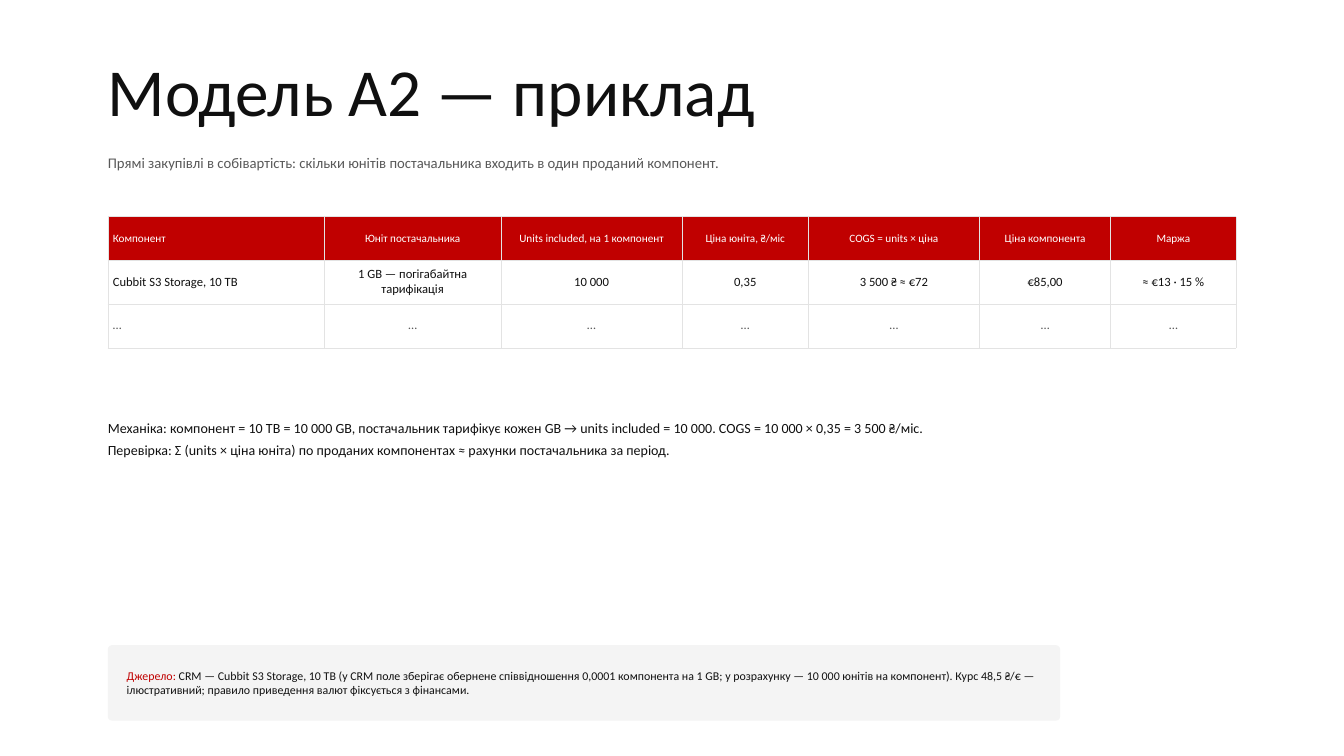
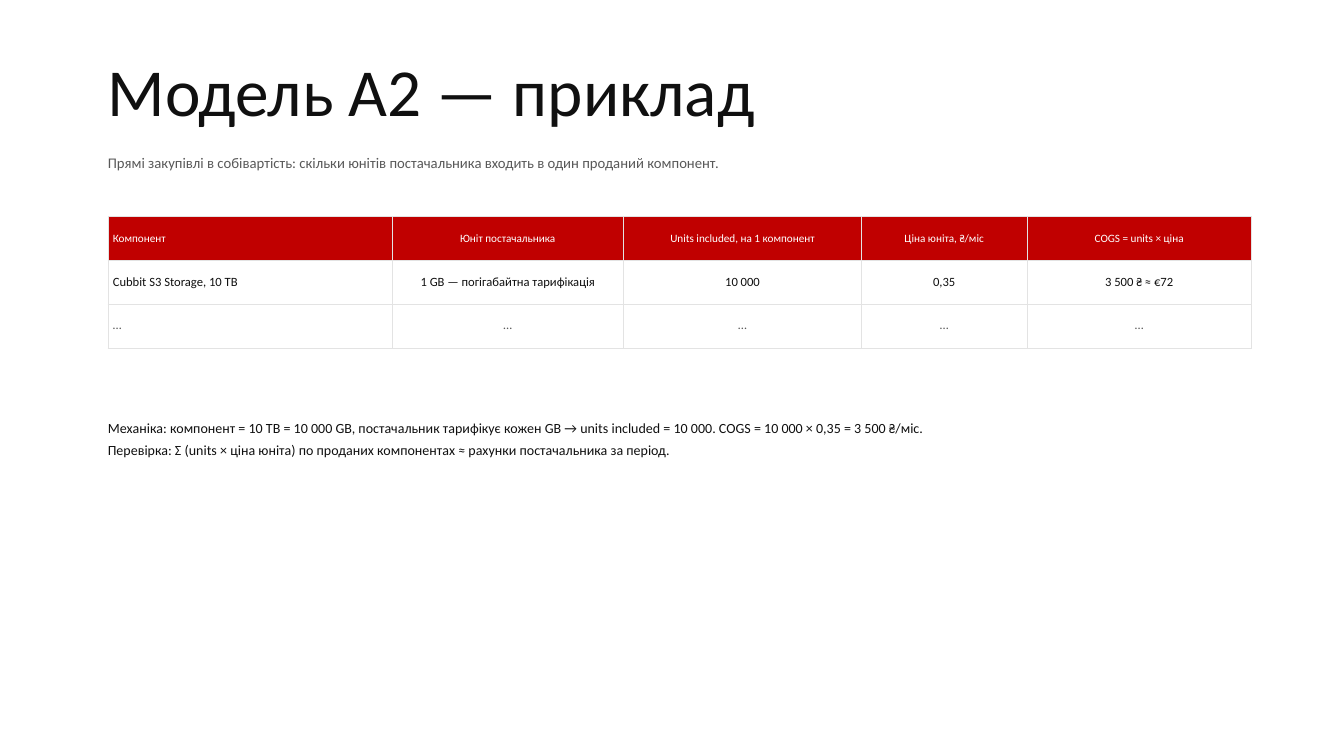
Before and after one commit to alexey-orlov/AO-Personal-OS, a slide deck: slide 9 of context/areas/gigacloud/docs/margin-deck/GigaCloud_Product Margin Plan_27-AUG-2026.pptx. Drawn at 1344x756 pixels with LibreOffice and Linux fonts; fonts in the diff are those of the drawing; background and template pictures are left out. Boxes give left, top, right and bottom in pixels: in the first picture for what was removed or moved away, otherwise in the second. Text is boxed around its words. In the diff, an @@ line names an element or a change of style, - is before the commit and + after.

```diff
--- a/context/areas/gigacloud/docs/margin-deck/GigaCloud_Product Margin Plan_27-AUG-2026.pptx
+++ b/context/areas/gigacloud/docs/margin-deck/GigaCloud_Product Margin Plan_27-AUG-2026.pptx
@@ table at (108, 217, 1251, 348) @@
-column 6: Ціна компонента | €85,00 | …
-column 7: Маржа | ≈ €13 · 15 % | …
@@ table: place and size @@
-table at (108, 217, 1236, 348)
+table at (108, 217, 1251, 348)
@@ rounded rectangle removed at (108, 645, 1060, 721) @@
-Джерело: CRM — Cubbit S3 Storage, 10 TB (у CRM поле зберігає обернене співвідношення 0,0001 компонента на 1 GB; у розрахунку — 10 000 юнітів на компонент). Курс 48,5 ₴/€ — ілюстративний; правило приведення валют фіксується з фінансами.
```
Also in this commit, not shown: 5 other slides changed, 1 other file.
